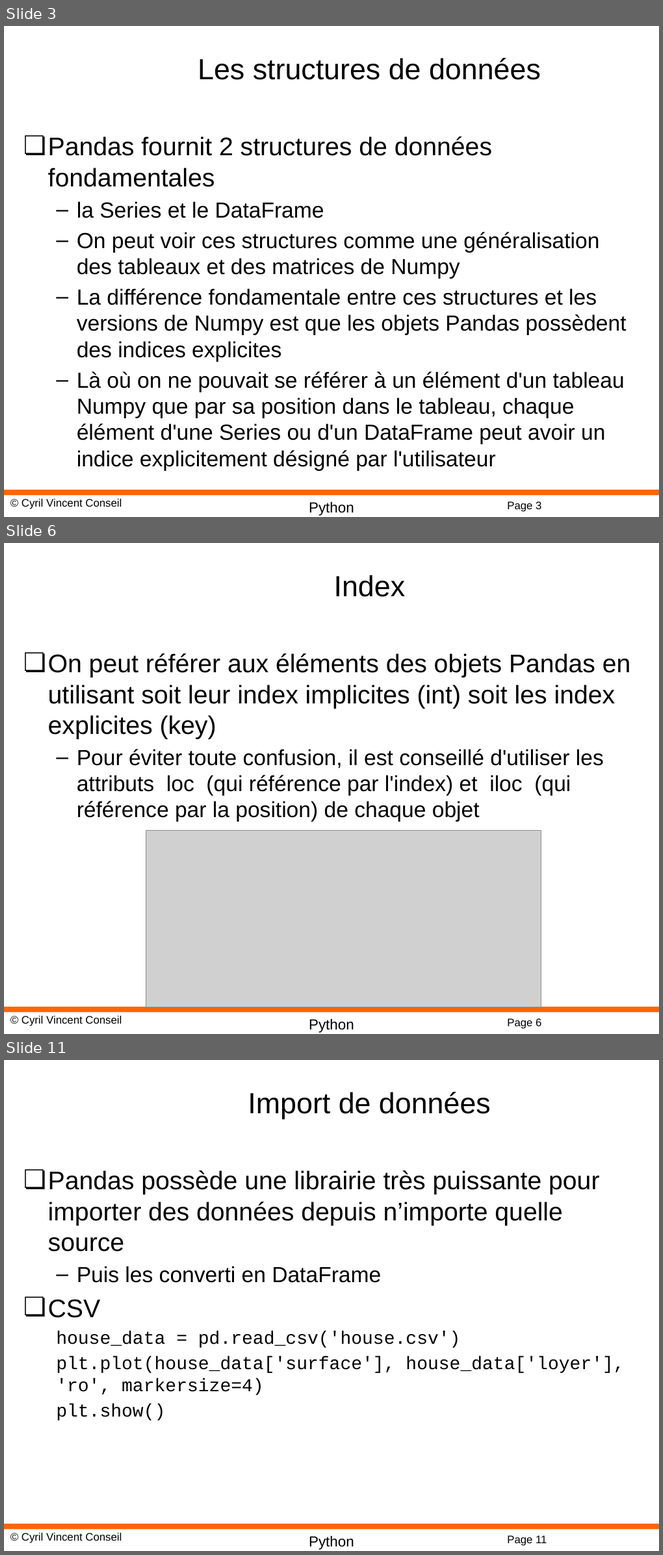
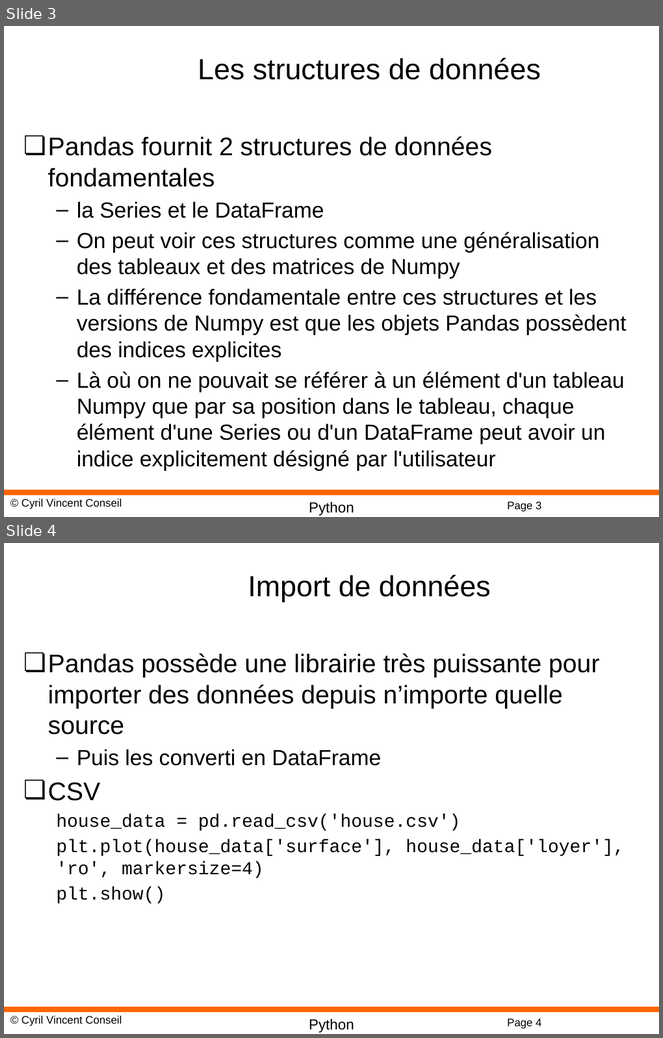
Before and after one commit to cyrilvincent/python-advanced, a slide deck: PPT/DataScience12-Pandas.pptx. Shown one above the other, each under a label of ours: slides 3, 6 and 11 before the commit, slides 3 and 4 after it; the slides between them are not shown. The pictures are 663x1555 and 663x1038 pixels, drawn with LibreOffice and Linux fonts; fonts in the diff are those of the drawing; grey boxes stand for pictures; background and template pictures are left out. Boxes give left, top, right and bottom in pixels: in the first picture for what was removed or moved away, otherwise in the second. Text is boxed around its words. In the diff, an @@ line names an element or a change of style, - is before the commit and + after.

```diff
--- a/PPT/DataScience12-Pandas.pptx
+++ b/PPT/DataScience12-Pandas.pptx
@@ slide 6 removed at bbox=[4, 543, 659, 1034], background #FFFFFF; not listed: 4 template elements that a slide beside it also shows @@
@@ title removed at bbox=[334, 575, 406, 597] @@
-Index
@@ text removed at bbox=[48, 653, 631, 822] @@
-❏ On peut référer aux éléments des objets Pandas en utilisant soit leur index implicites (int) soit les index explicites (key)
-  – Pour éviter toute confusion, il est conseillé d'utiliser les attributs loc (qui référence par l'index) et iloc (qui référence par la position) de chaque objet
@@ picture removed at bbox=[146, 831, 542, 1008] @@
@@ what was slide 11 is now slide 4 @@
@@ page number at bbox=[507, 1019, 542, 1029]: text changed @@
-Page 11
+Page 4
```
Also in this commit, not shown: 6 other slides removed, 4 other files.
